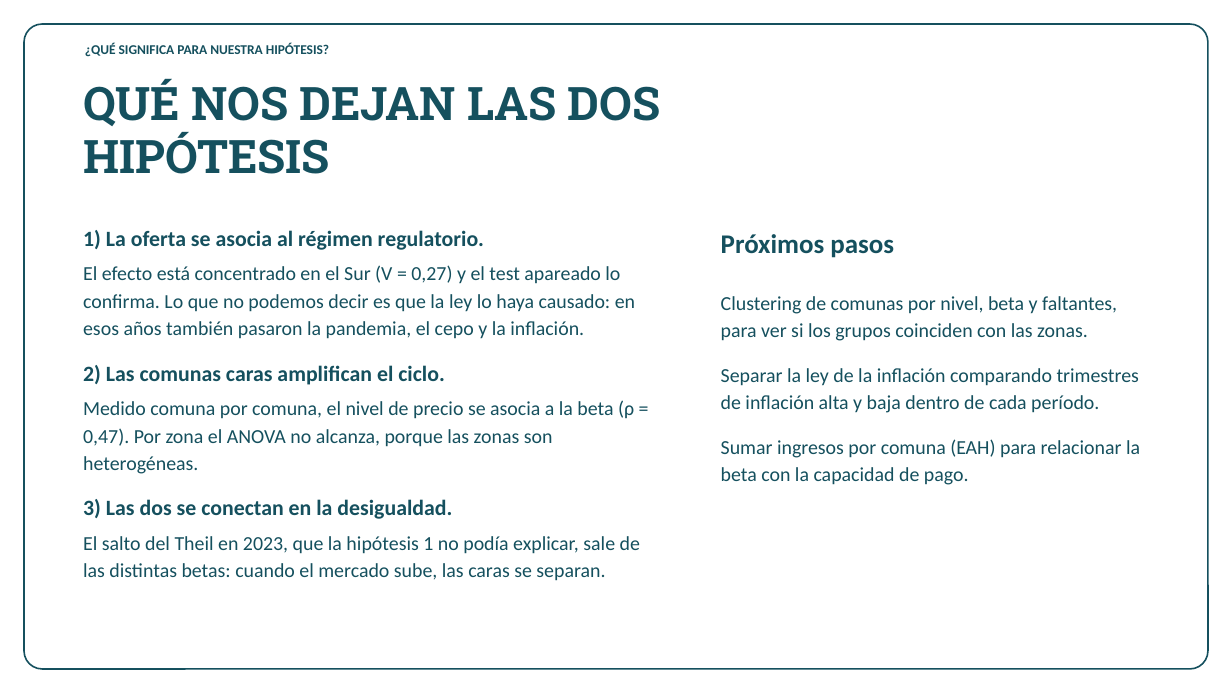
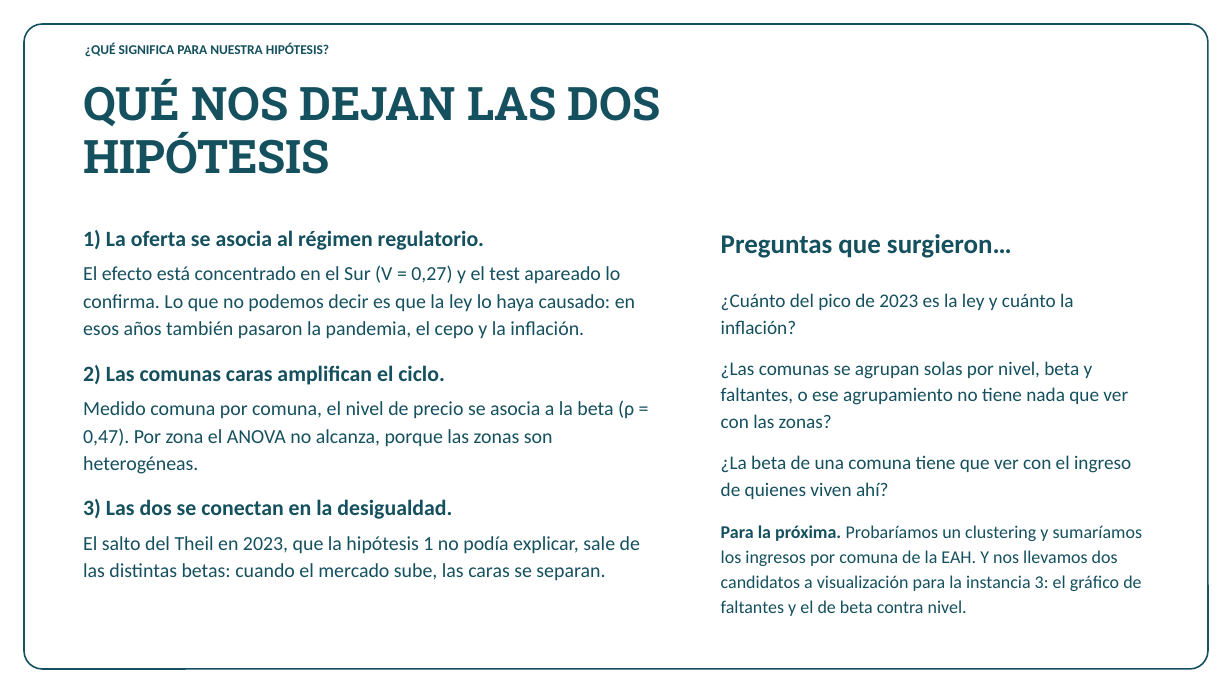
Before and after one commit to n4chogarcia-eng/tp_alquileres_caba, a slide deck: slide 16 of TP_instancia2_alquileres_CABA.pptx. Drawn at 1232x693 pixels with LibreOffice and Linux fonts; fonts in the diff are those of the drawing; background and template pictures are left out. Boxes give left, top, right and bottom in pixels: in the first picture for what was removed or moved away, otherwise in the second. Text is boxed around its words. In the diff, an @@ line names an element or a change of style, - is before the commit and + after.

Commit message:
Cierro con las preguntas que surgieron en vez de próximos pasos

```diff
--- a/TP_instancia2_alquileres_CABA.pptx
+++ b/TP_instancia2_alquileres_CABA.pptx
@@ text at [721,234,1012,258]: text changed @@
-Próximos pasos
+Preguntas que surgieron…
@@ text at [721,293,1131,499]: text changed; size 15.5 to 15 pt @@
-Clustering de comunas por nivel, beta y faltantes, para ver si los grupos coinciden con las zonas.
-Separar la ley de la inflación comparando trimestres de inflación alta y baja dentro de cada período.
-Sumar ingresos por comuna (EAH) para relacionar la beta con la capacidad de pago.
+¿Cuánto del pico de 2023 es la ley y cuánto la inflación?
+¿Las comunas se agrupan solas por nivel, beta y faltantes, o ese agrupamiento no tiene nada que ver con las zonas?
+¿La beta de una comuna tiene que ver con el ingreso de quienes viven ahí?
@@ text added at [721,525,1142,616], 14 pt, text #15505E @@
+Para la próxima. Probaríamos un clustering y sumaríamos los ingresos por comuna de la EAH. Y nos llevamos dos candidatos a visualización para la instancia 3: el gráfico de faltantes y el de beta contra nivel.
```
